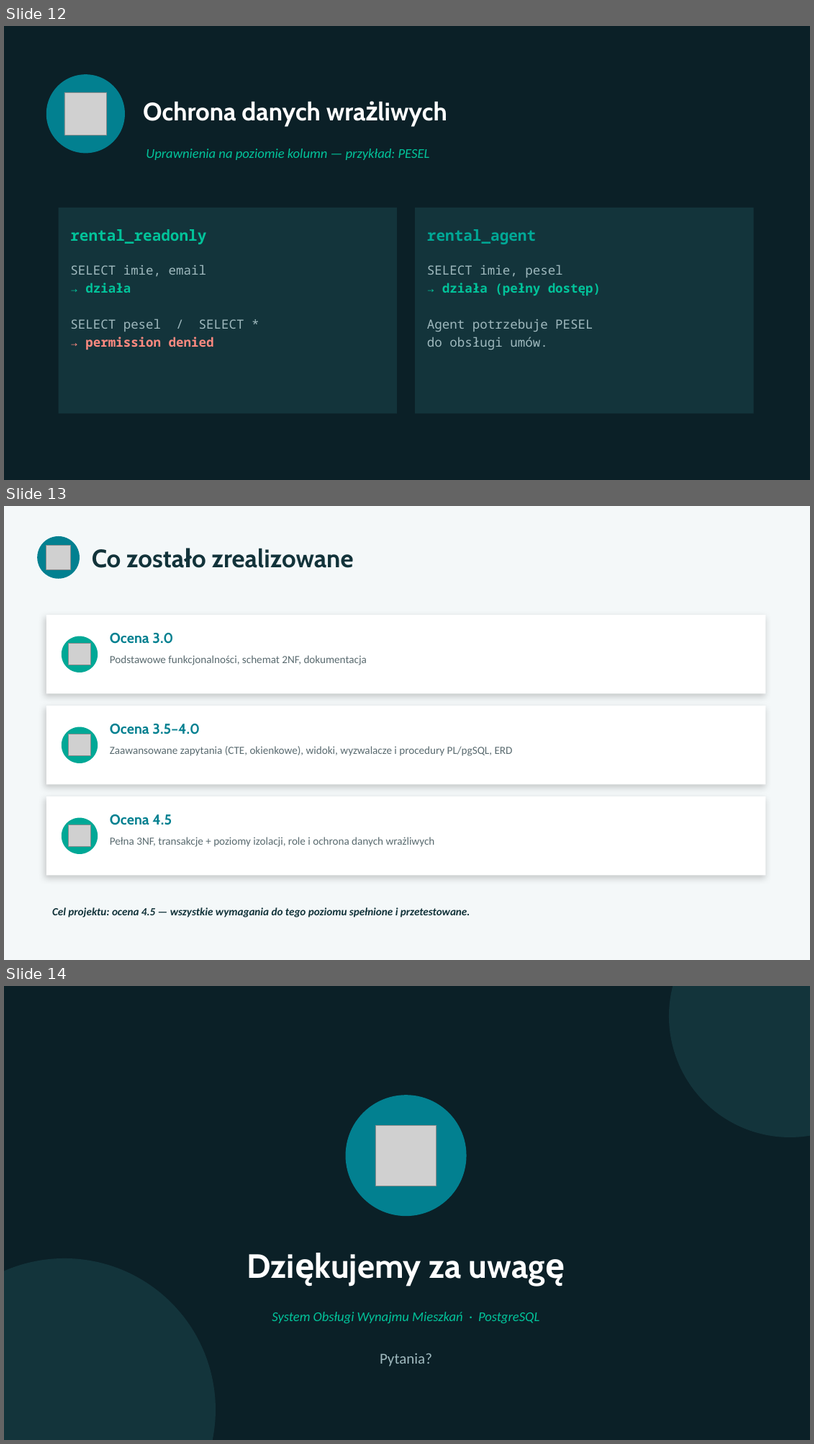
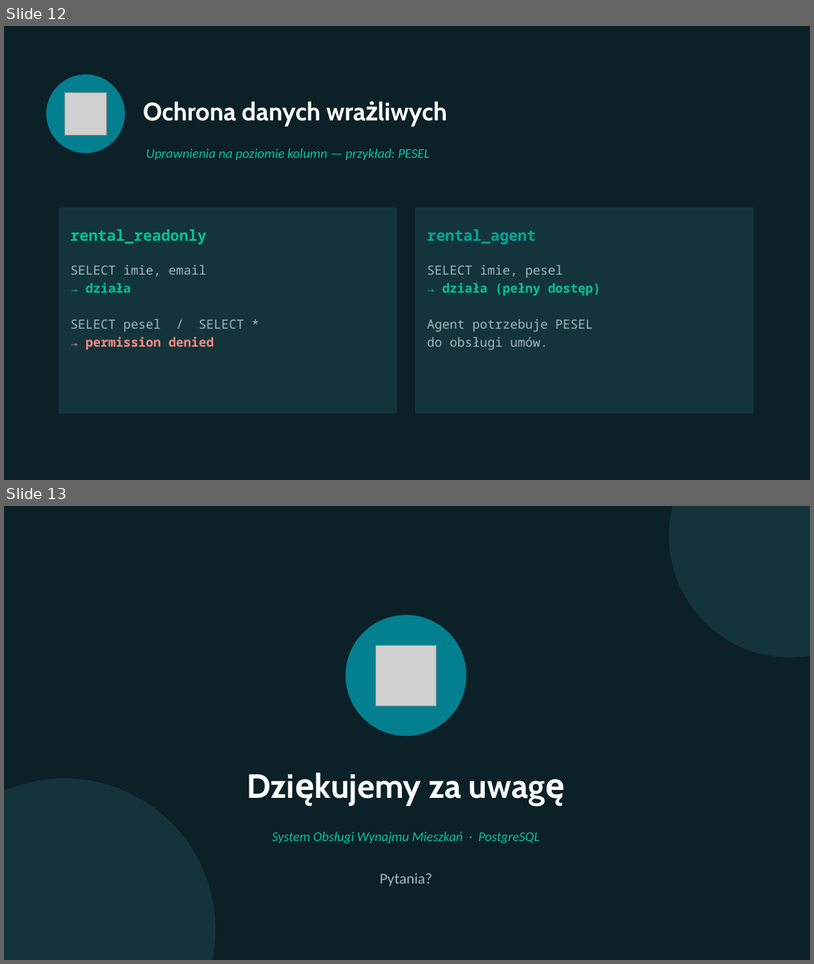
Before and after one commit to NBochenek21/Rental-DB, a slide deck: Prezentacja_Wynajem_Mieszkan.pptx. Shown one above the other, each under a label of ours: slides 12, 13 and 14 before the commit, slides 12 and 13 after it. The pictures are 814x1444 and 814x964 pixels, drawn with LibreOffice and Linux fonts; fonts in the diff are those of the drawing; grey boxes stand for pictures. Boxes give left, top, right and bottom in pixels: in the first picture for what was removed or moved away, otherwise in the second. Text is boxed around its words. In the diff, an @@ line names an element or a change of style, - is before the commit and + after.

Commit message:
prezentacja update

```diff
--- a/Prezentacja_Wynajem_Mieszkan.pptx
+++ b/Prezentacja_Wynajem_Mieszkan.pptx
@@ slide 13 removed at box(4, 506, 810, 960), background #F4F8F9 @@
@@ ellipse removed at box(37, 536, 80, 579) @@
@@ picture removed at box(46, 546, 70, 569) @@
@@ text removed at box(92, 548, 354, 568) @@
-Co zostało zrealizowane
@@ rectangle removed at box(46, 615, 766, 693) @@
@@ text removed at box(110, 633, 173, 644) @@
-Ocena 3.0
@@ ellipse removed at box(62, 636, 98, 672) @@
@@ picture removed at box(69, 644, 90, 665) @@
@@ text removed at box(110, 655, 367, 665) @@
-Podstawowe funkcjonalności, schemat 2NF, dokumentacja
@@ rectangle removed at box(46, 705, 766, 784) @@
@@ ellipse removed at box(62, 727, 98, 763) @@
@@ picture removed at box(69, 734, 90, 756) @@
@@ text removed at box(110, 723, 200, 734) @@
-Ocena 3.5–4.0
@@ text removed at box(110, 746, 513, 756) @@
-Zaawansowane zapytania (CTE, okienkowe), widoki, wyzwalacze i procedury PL/pgSQL, ERD
@@ rectangle removed at box(46, 796, 766, 875) @@
@@ ellipse removed at box(62, 818, 98, 854) @@
@@ picture removed at box(69, 825, 90, 847) @@
@@ text removed at box(110, 814, 172, 825) @@
-Ocena 4.5
@@ text removed at box(110, 836, 435, 847) @@
-Pełna 3NF, transakcje + poziomy izolacji, role i ochrona danych wrażliwych
@@ text removed at box(52, 907, 471, 917) @@
-Cel projektu: ocena 4.5 — wszystkie wymagania do tego poziomu spełnione i przetestowane.
@@ what was slide 14 is now slide 13 @@
```
